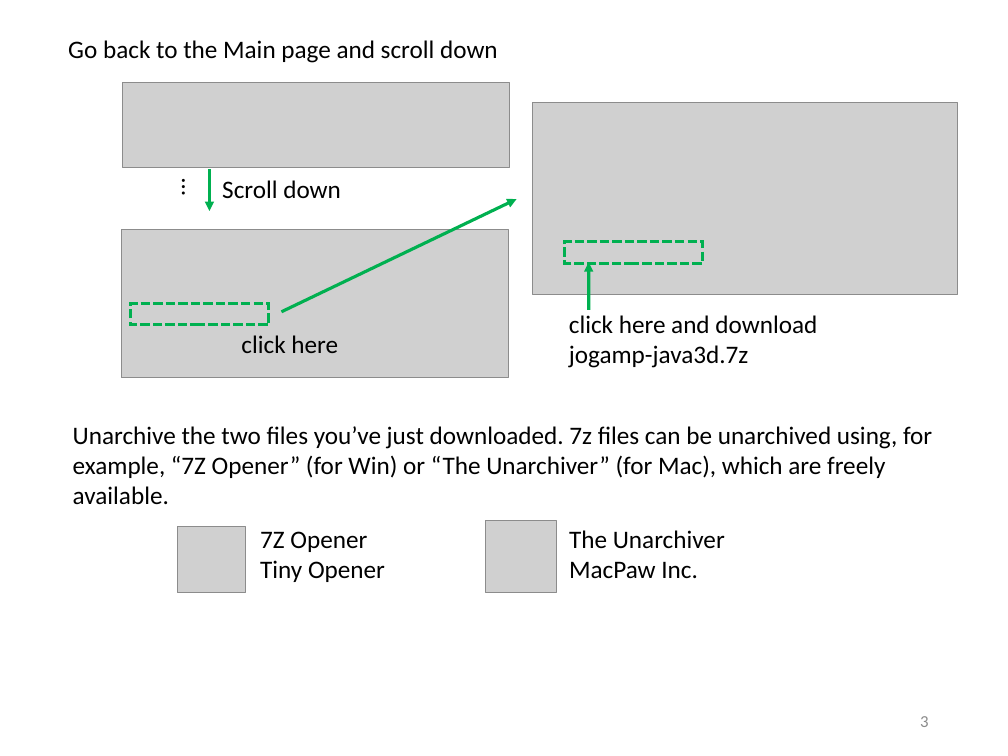
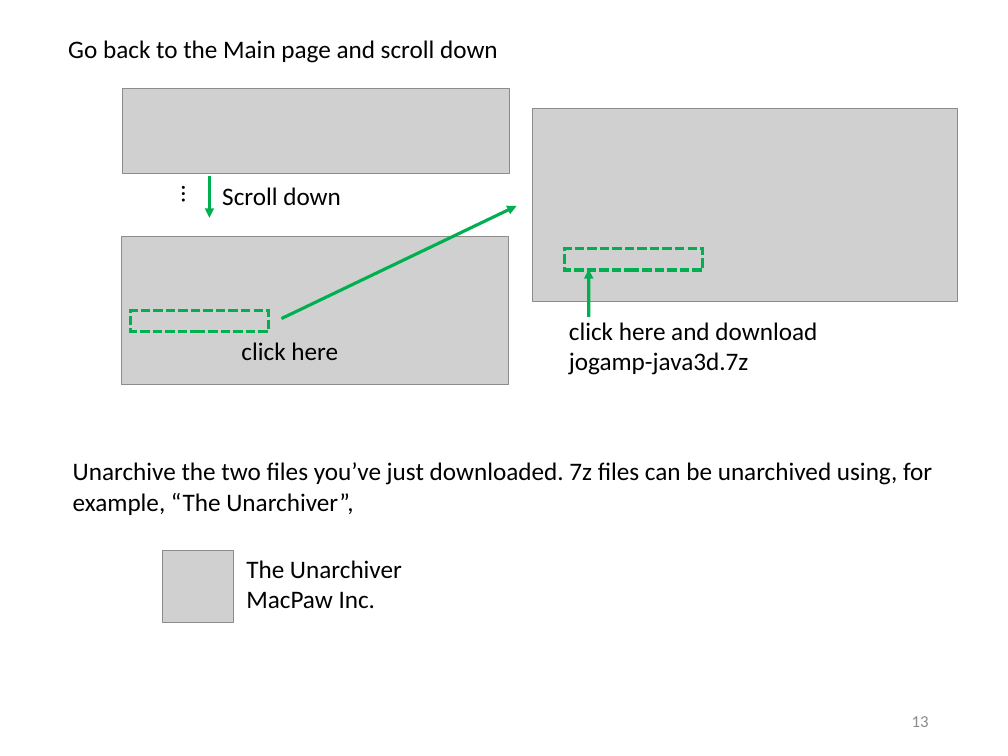
Before and after one commit to yagikiyoshi/sindo, a slide deck: slide 14 of doc/JSindo/install.pptx (slide 4 before the commit). Drawn at 1008x756 pixels with LibreOffice and Linux fonts; fonts in the diff are those of the drawing; grey boxes stand for pictures. Boxes give left, top, right and bottom in pixels: in the first picture for what was removed or moved away, otherwise in the second. Text is boxed around its words. In the diff, an @@ line names an element or a change of style, - is before the commit and + after.

```diff
--- a/doc/JSindo/install.pptx
+++ b/doc/JSindo/install.pptx
@@ 4 texts, 3 pictures, 3 arrows, 2 rectangles: place and size @@
-4 texts, 3 pictures, 3 arrows, 2 rectangles at box(121, 83, 957, 377)
+4 texts, 3 pictures, 3 arrows, 2 rectangles at box(121, 89, 957, 384)
@@ text at box(73, 462, 932, 515): text changed @@
-Unarchive the two files you’ve just downloaded. 7z files can be unarchived using, for example, “7Z Opener” (for Win) or “The Unarchiver” (for Mac), which are freely available.
+Unarchive the two files you’ve just downloaded. 7z files can be unarchived using, for example, “The Unarchiver”,
@@ picture removed at box(177, 526, 246, 593) @@
@@ text removed at box(260, 531, 385, 582) @@
-7Z Opener
-Tiny Opener
@@ picture: place and size @@
-picture at box(486, 520, 556, 593)
+picture at box(162, 550, 233, 623)
@@ text "The Unarchiver": place and size @@
-text "The Unarchiver" at box(569, 530, 725, 578)
+text "The Unarchiver" at box(246, 560, 402, 608)
@@ page number at box(912, 716, 929, 727): text changed @@
-3
+13
```
Also in this commit, not shown: 10 other slides changed, 18 slides added, 1 other file.
